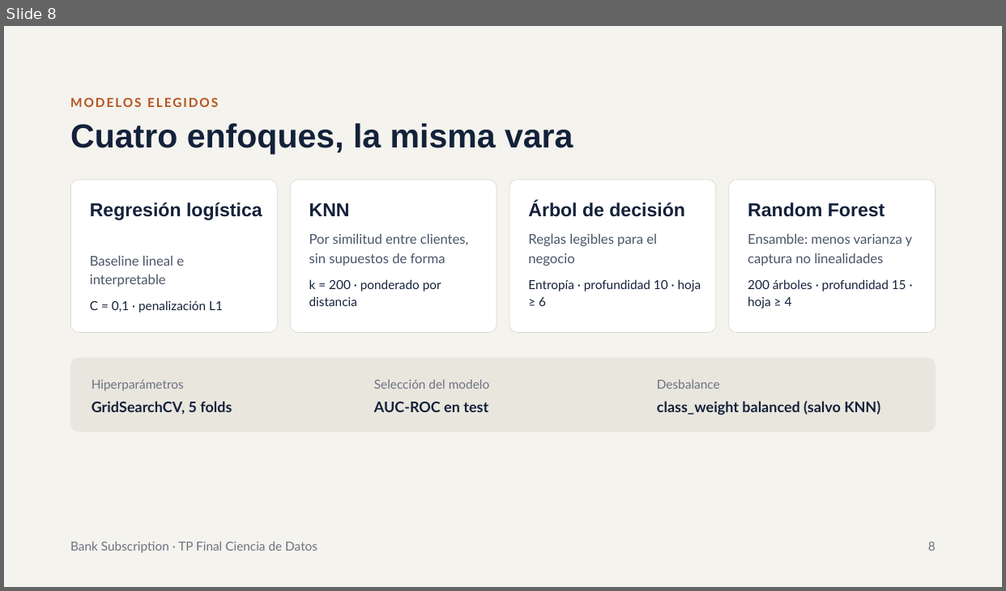
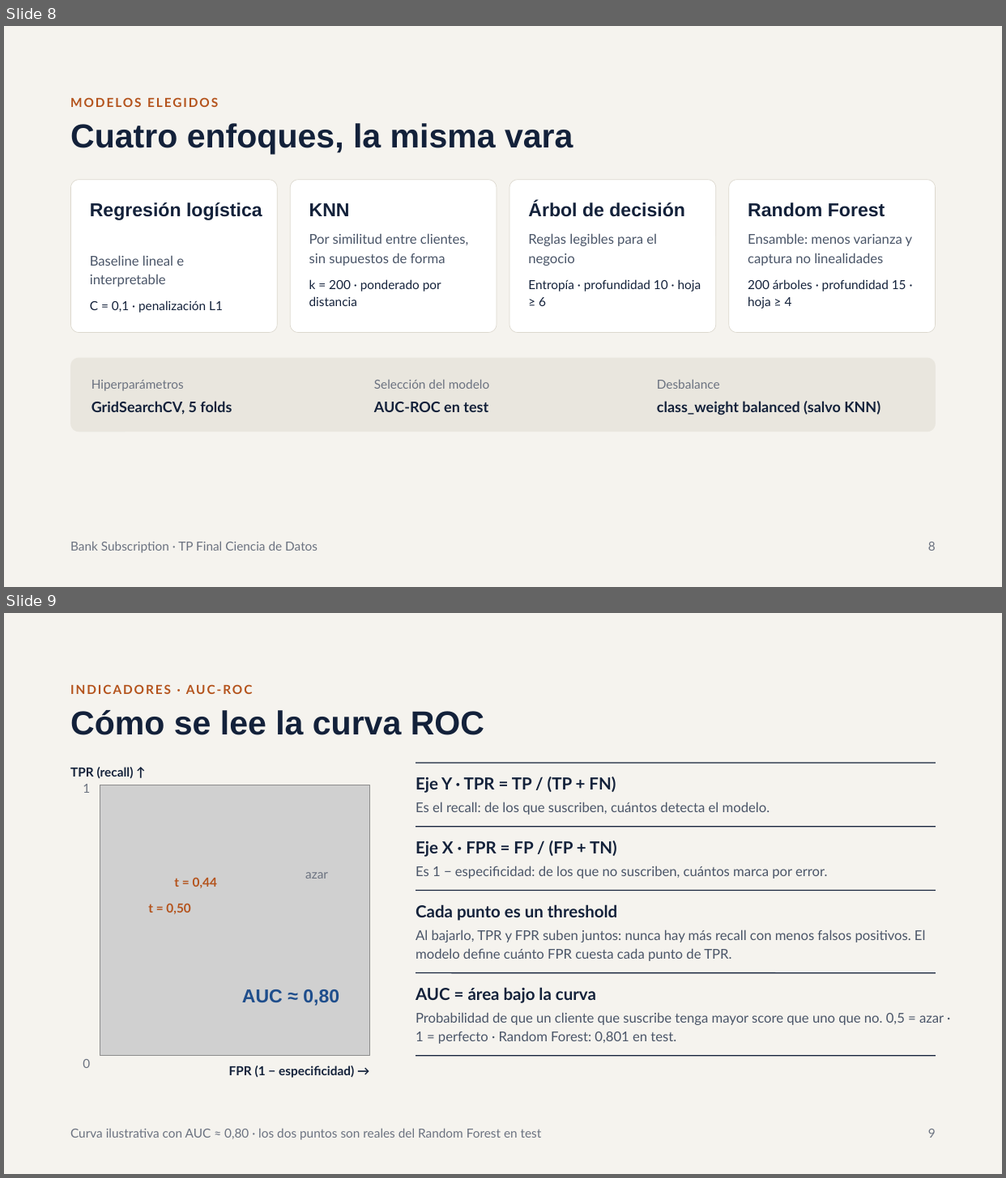
Before and after one commit to nach0osole/data_science_utn_clusterai2026_Sole, a slide deck: Bank Subscription – TP Final.pptx. Shown one above the other, each under a label of ours: slide 8 before the commit, slides 8 and 9 after it. The pictures are 1006x591 and 1006x1178 pixels, drawn with LibreOffice and Linux fonts; fonts in the diff are those of the drawing; grey boxes stand for pictures. Boxes give left, top, right and bottom in pixels: in the first picture for what was removed or moved away, otherwise in the second. Text is boxed around its words. In the diff, an @@ line names an element or a change of style, - is before the commit and + after.

```diff
--- a/Bank Subscription – TP Final.pptx
+++ b/Bank Subscription – TP Final.pptx
@@ slide 9 added at [4, 613, 1002, 1174], background #F5F3EE @@
@@ text added at [70, 684, 253, 694], 12 pt, text #B4531C, bold @@
+INDICADORES · AUC-ROC
@@ title added at [70, 710, 484, 735], 32 pt, text #13213A, bold @@
+Cómo se lee la curva ROC
@@ text added at [70, 767, 134, 779], 12 pt, text #13213A, bold @@
+TPR (recall) ↑
@@ line added from (415, 763) to (936, 763), #13213A 1 pt @@
@@ text added at [415, 777, 616, 793], 16 pt, text #13213A, bold @@
+Eje Y · TPR = TP / (TP + FN)
@@ text added at [83, 784, 90, 793], 12 pt, text #6B7280 @@
+1
@@ picture added at [100, 786, 370, 1055] @@
@@ text added at [415, 802, 770, 815], 13 pt, text #4A5568 @@
+Es el recall: de los que suscriben, cuántos detecta el modelo.
@@ line added from (415, 826) to (936, 826), #13213A 1 pt @@
@@ text added at [415, 841, 617, 857], 16 pt, text #13213A, bold @@
+Eje X · FPR = FP / (FP + TN)
@@ text added at [174, 878, 217, 888], 12 pt, text #B4531C, bold @@
+t = 0,44
@@ text added at [305, 872, 328, 879], 12 pt, text #6B7280 @@
+azar
@@ text added at [415, 866, 827, 879], 13 pt, text #4A5568 @@
+Es 1 − especificidad: de los que no suscriben, cuántos marca por error.
@@ text added at [148, 904, 190, 914], 12 pt, text #B4531C, bold @@
+t = 0,50
@@ line added from (415, 891) to (936, 891), #13213A 1 pt @@
@@ text added at [415, 905, 617, 921], 16 pt, text #13213A, bold @@
+Cada punto es un threshold
@@ text added at [415, 930, 925, 961], 13 pt, text #4A5568 @@
+Al bajarlo, TPR y FPR suben juntos: nunca hay más recall con menos falsos positivos. El modelo define cuánto FPR cuesta cada punto de TPR.
@@ line added from (415, 973) to (936, 973), #13213A 1 pt @@
@@ text added at [242, 990, 339, 1006], 18 pt, text #1F4E8C, bold @@
+AUC ≈ 0,80
@@ text added at [415, 987, 596, 1003], 16 pt, text #13213A, bold @@
+AUC = área bajo la curva
@@ text added at [415, 1012, 944, 1044], 13 pt, text #4A5568 @@
+Probabilidad de que un cliente que suscribe tenga mayor score que uno que no. 0,5 = azar · 1 = perfecto · Random Forest: 0,801 en test.
@@ text added at [83, 1059, 90, 1068], 12 pt, text #6B7280 @@
+0
@@ text added at [229, 1066, 354, 1078], 12 pt, text #13213A, bold @@
+FPR (1 − especificidad) →
@@ line added from (415, 1056) to (936, 1056), #13213A 1 pt @@
@@ text added at [70, 1128, 542, 1140], 12 pt, text #6B7280 @@
+Curva ilustrativa con AUC ≈ 0,80 · los dos puntos son reales del Random Forest en test
@@ text added at [928, 1129, 936, 1138], 12 pt, text #6B7280 @@
+9
```
Also in this commit, not shown: 5 slides changed.
